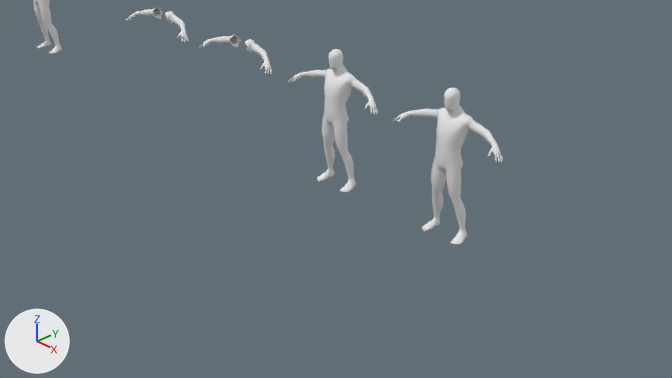
What one commit did to the Blender file Mhmd/Blender/ShityHands.blend.
One viewpoint serves both versions: the file's camera 'Camera'. Lighting does not change. The marker at lower left points along +X, +Y and +Z.

Objects in the first picture: 'main_char', 'main_char.001', 'main_char.002', 'main_char.003'.
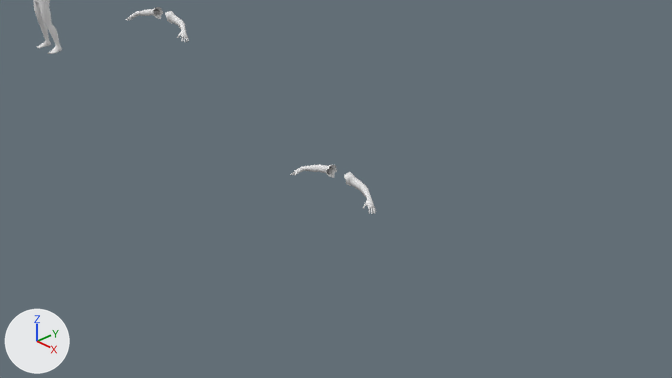
Boxes [x1, y1, x2, y2] around the edits, measured in the pictures (672 x 378 px):
'main_char.002', hidden: before [392, 88, 503, 245]
'main_char', hidden: before [288, 49, 378, 192]
'main_char.001', moved: before [198, 34, 273, 74]; after [290, 164, 376, 214]

The change, as a diff of the scene's bpy script:
```diff
--- a/Mhmd/Blender/ShityHands.blend.py
+++ b/Mhmd/Blender/ShityHands.blend.py
@@ me_main_c_001 @@
 me_main_c_001.from_pydata(...)  # 596 vertices, 576 faces; spans x -0.719..0.719, y -0.127..0.162, z 1.12..1.411
 # used by ob_main_char_001; location = (-1.813, 0.0, 0.0)
+# me_main_c_001 part 1: the whole mesh is moved by (0.0, -0.003, -1.232)
 me_main_c_001.materials.append(mat_defaultmat)
@@ ob_main_char @@
 ob_main_char.location = (0.0, 0.0, 0.0)
+ob_main_char.hide_set(True)
@@ ob_main_char_001 @@
 ob_main_char_001 = bpy.data.objects.new('main_char.001', me_main_c_001)
-ob_main_char_001.location = (-1.813, 0.0, 0.0)
+ob_main_char_001.location = (0.0, 0.0, 0.0)
@@ ob_main_char_002 @@
 ob_main_char_002.location = (1.714, 0.0, 0.0)
+ob_main_char_002.hide_set(True)
```
